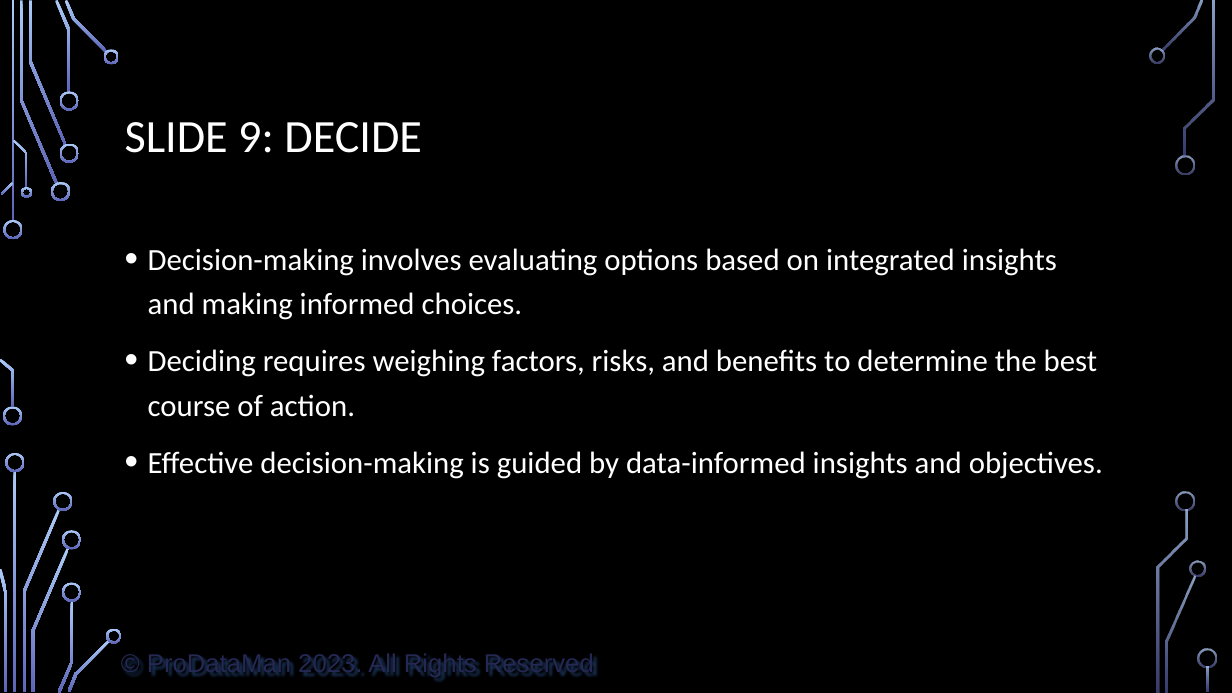
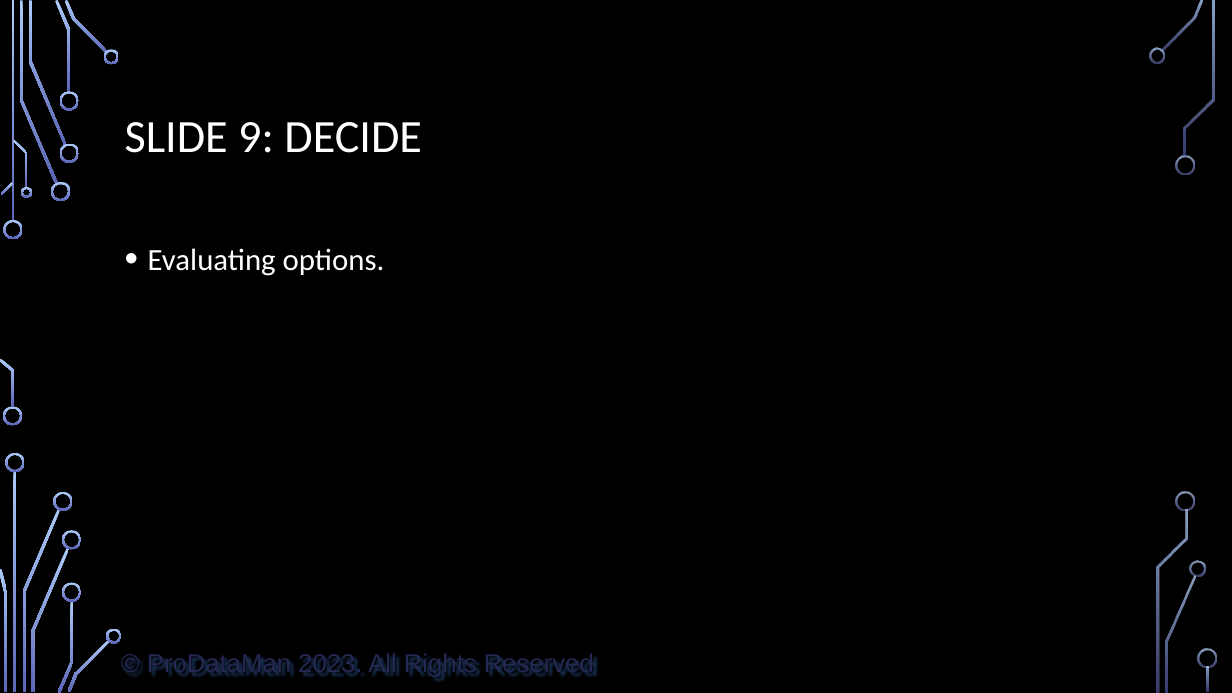
Before and after one commit to ProDataMan/Data-Literacy, a slide deck: slide 10 of Chapter09.pptx. Drawn at 1232x693 pixels with LibreOffice and Linux fonts; fonts in the diff are those of the drawing; background and template pictures are left out. Boxes give left, top, right and bottom in pixels: in the first picture for what was removed or moved away, otherwise in the second. Text is boxed around its words. In the diff, an @@ line names an element or a change of style, - is before the commit and + after.

```diff
--- a/Chapter09.pptx
+++ b/Chapter09.pptx
@@ text at (x1=148, y1=248, x2=385, y2=276): text changed @@
-• Decision-making involves evaluating options based on integrated insights and making informed choices.
-• Deciding requires weighing factors, risks, and benefits to determine the best course of action.
-• Effective decision-making is guided by data-informed insights and objectives.
+• Evaluating options.
```
Also in this commit, not shown: 12 other slides changed, 1 other file.
